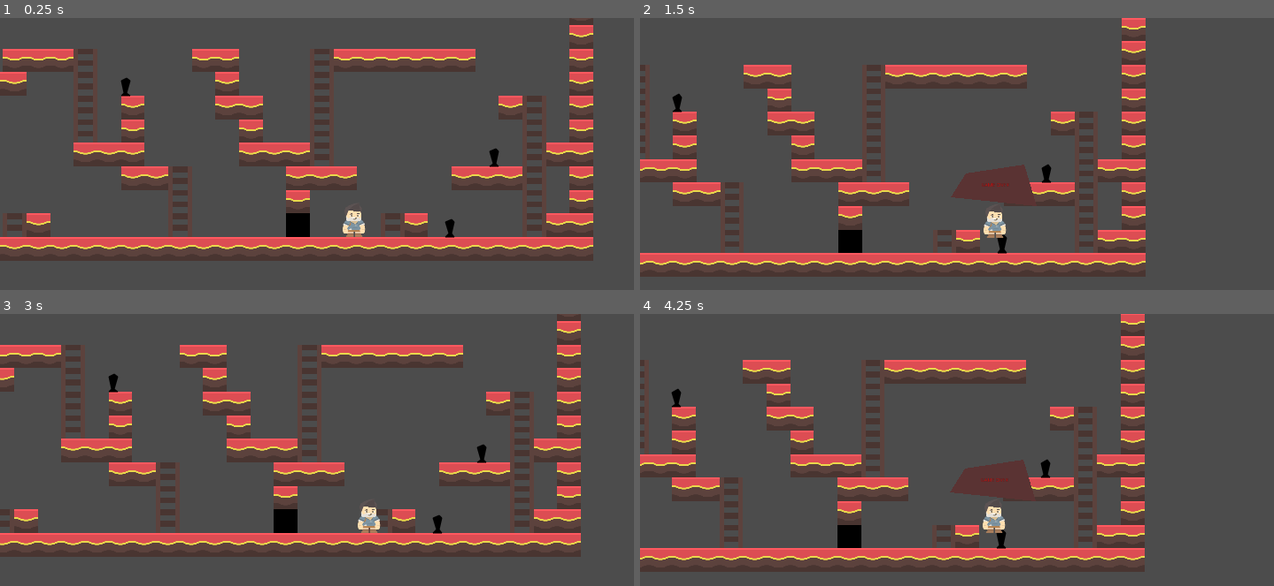
Above: before the commit, frames 1-4 (two rows, left to right).
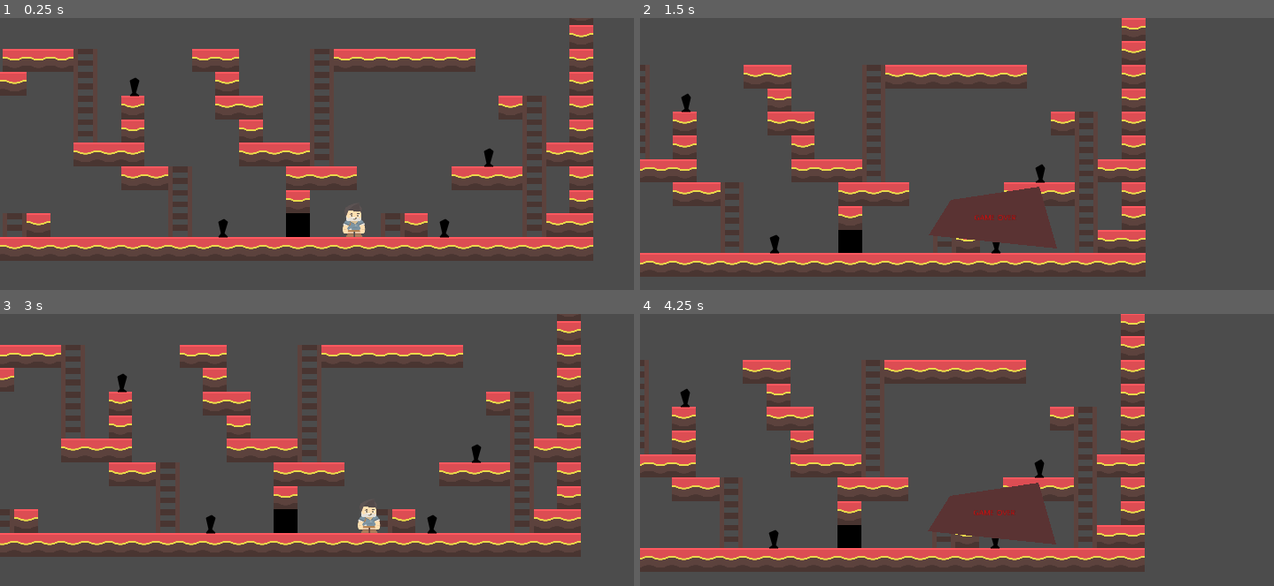
Above: after the commit, the same moments.

Repository: slavikse/life_is_not_the_end
Game: Godot game, scene res://scenes/main.tscn
The game is run twice, just before and just after one commit, with the same random seed, the same clock (stepped at 60 frames per second) and the same inputs.
Inputs:
- Up to frame 1 (0.25 s): no input
- Up to frame 2 (1.5 s): tap Enter at 0.5 s; hold D (ui_right) from 0.53 s (still down); tap Space (ui_up) at 0.77 s
- Up to frame 3 (3 s): tap Space (ui_up) at 1.52, 2 s; release D (ui_right) at 2.03 s; hold A (ui_left) 2.03-2.78 s; tap Enter at 2.75 s; hold D (ui_right) from 2.78 s (still down)
- Up to frame 4 (4.25 s): keep holding D (ui_right); tap Space (ui_up) at 3.02, 3.77 s

The runs differ from the first frame. In frame 1, 0.5% of the frame differs, in the area x 18-79%, y 22-81%; in frame 2, 3.9%; in frame 3, 0.5%; in frame 4, 3.9%, in the area x 5-66%, y 27-87%.

Commit message:
Экран о гибели теперь вложен в уровень.

Diff:
--- a/scenes/components/GameOver.tscn
+++ b/scenes/components/GameOver.tscn
@@ -1,6 +1,7 @@
 [gd_scene format=2]
 
 [node name="GameOver" type="Node2D"]
+scale = Vector2( 1.5, 1.5 )
 
 [node name="Polygon2D" type="Polygon2D" parent="."]
 position = Vector2( -16, -7 )
--- a/scenes/components/Player.tscn
+++ b/scenes/components/Player.tscn
@@ -1,26 +1,13 @@
-[gd_scene load_steps=5 format=2]
+[gd_scene load_steps=4 format=2]
 
 [ext_resource path="res://scripts/components/player/player.gd" type="Script" id=1]
 [ext_resource path="res://textures/player/adventurer_idle.png" type="Texture" id=2]
-[ext_resource path="res://scenes/components/GameOver.tscn" type="PackedScene" id=3]
 
 [sub_resource type="RectangleShape2D" id=1]
 extents = Vector2( 24, 39.5 )
 
 [node name="Player" type="KinematicBody2D"]
 script = ExtResource( 1 )
-
-[node name="Camera2D" type="Camera2D" parent="."]
-visible = false
-current = true
-process_mode = 0
-smoothing_enabled = true
-smoothing_speed = 10.0
-editor_draw_limits = true
-editor_draw_drag_margin = true
-__meta__ = {
-"_edit_lock_": true
-}
 
 [node name="Sprite" type="Sprite" parent="."]
 texture = ExtResource( 2 )
@@ -34,6 +21,14 @@
 position = Vector2( 0, 15.5 )
 shape = SubResource( 1 )
 
-[node name="GameOver" parent="." instance=ExtResource( 3 )]
+[node name="Camera2D" type="Camera2D" parent="."]
 visible = false
-position = Vector2( 0, -88 )
+current = true
+process_mode = 0
+smoothing_enabled = true
+smoothing_speed = 10.0
+editor_draw_limits = true
+editor_draw_drag_margin = true
+__meta__ = {
+"_edit_lock_": true
+}
--- a/scenes/levels/level_01.tscn
+++ b/scenes/levels/level_01.tscn
@@ -1,10 +1,11 @@
-[gd_scene load_steps=8 format=2]
+[gd_scene load_steps=9 format=2]
 
 [ext_resource path="res://scenes/components/Player.tscn" type="PackedScene" id=1]
 [ext_resource path="res://scenes/components/traps/Spike.tscn" type="PackedScene" id=2]
 [ext_resource path="res://scripts/levels/level_01.gd" type="Script" id=3]
 [ext_resource path="res://textures/level/tilesheet_complete.png" type="Texture" id=4]
 [ext_resource path="res://scenes/components/zones/ZoomOutArea.tscn" type="PackedScene" id=5]
+[ext_resource path="res://scenes/components/GameOver.tscn" type="PackedScene" id=6]
 
 [sub_resource type="ConvexPolygonShape2D" id=1]
 points = PoolVector2Array( 0, 0, 64, 0, 64, 64, 0, 64 )
@@ -66,20 +67,31 @@
 }
 
 [node name="Spike" parent="World" instance=ExtResource( 2 )]
-position = Vector2( -312, 64 )
+position = Vector2( -288, 64 )
 
 [node name="Spike2" parent="World" instance=ExtResource( 2 )]
-position = Vector2( 568, 447 )
+position = Vector2( -48, 447 )
 
 [node name="Spike3" parent="World" instance=ExtResource( 2 )]
-position = Vector2( 688, 256 )
+position = Vector2( 672, 256 )
+
+[node name="Spike4" parent="World" instance=ExtResource( 2 )]
+position = Vector2( 552, 447 )
 
 [node name="ZoomOutArea" parent="World" instance=ExtResource( 5 )]
 position = Vector2( 128, 448 )
 
 [node name="Player" parent="." instance=ExtResource( 1 )]
 position = Vector2( 312, 392 )
+
+[node name="GameOver" parent="." instance=ExtResource( 6 )]
+visible = false
+[connection signal="game_over" from="World/Spike" to="." method="_on_Spike_game_over"]
 [connection signal="game_over" from="World/Spike" to="Player" method="_on_Spike_game_over"]
+[connection signal="game_over" from="World/Spike2" to="." method="_on_Spike_game_over"]
 [connection signal="game_over" from="World/Spike2" to="Player" method="_on_Spike_game_over"]
+[connection signal="game_over" from="World/Spike3" to="." method="_on_Spike_game_over"]
 [connection signal="game_over" from="World/Spike3" to="Player" method="_on_Spike_game_over"]
+[connection signal="game_over" from="World/Spike4" to="." method="_on_Spike_game_over"]
+[connection signal="game_over" from="World/Spike4" to="Player" method="_on_Spike_game_over"]
 [connection signal="zoom_out" from="World/ZoomOutArea" to="Player" method="_on_ZoomOutArea_zoom_out"]
--- a/scripts/components/player/player.gd
+++ b/scripts/components/player/player.gd
@@ -12,7 +12,6 @@
 var is_game_over := false
 
 onready var sprite_node := $Sprite as Sprite
-onready var game_over_node := $GameOver as Node2D
 
 
 #warning-ignore:unused_argument
@@ -63,7 +62,6 @@
 
 func game_over() -> void:
     is_game_over = true
-    game_over_node.visible = true
 
     # TODO анимация гибели и после окончания перезагрузить сцену
     yield(get_tree().create_timer(1), 'timeout')
--- a/scripts/levels/level_01.gd
+++ b/scripts/levels/level_01.gd
@@ -1 +1,9 @@
 extends Node2D
+
+onready var player_node := $Player as KinematicBody2D
+onready var game_over_node := $GameOver as Node2D
+
+
+func _on_Spike_game_over() -> void:
+    game_over_node.position = player_node.position
+    game_over_node.visible = true
